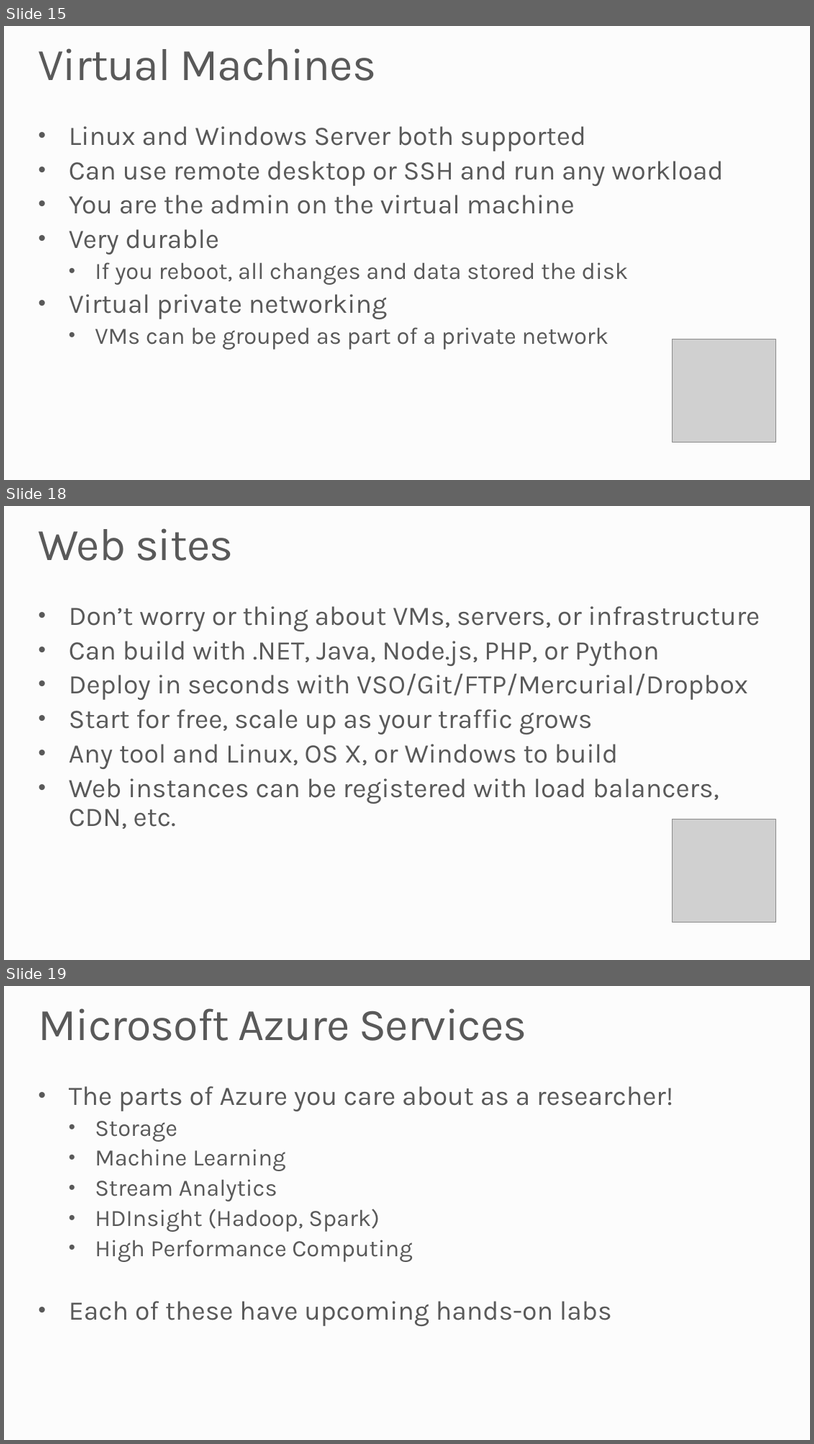
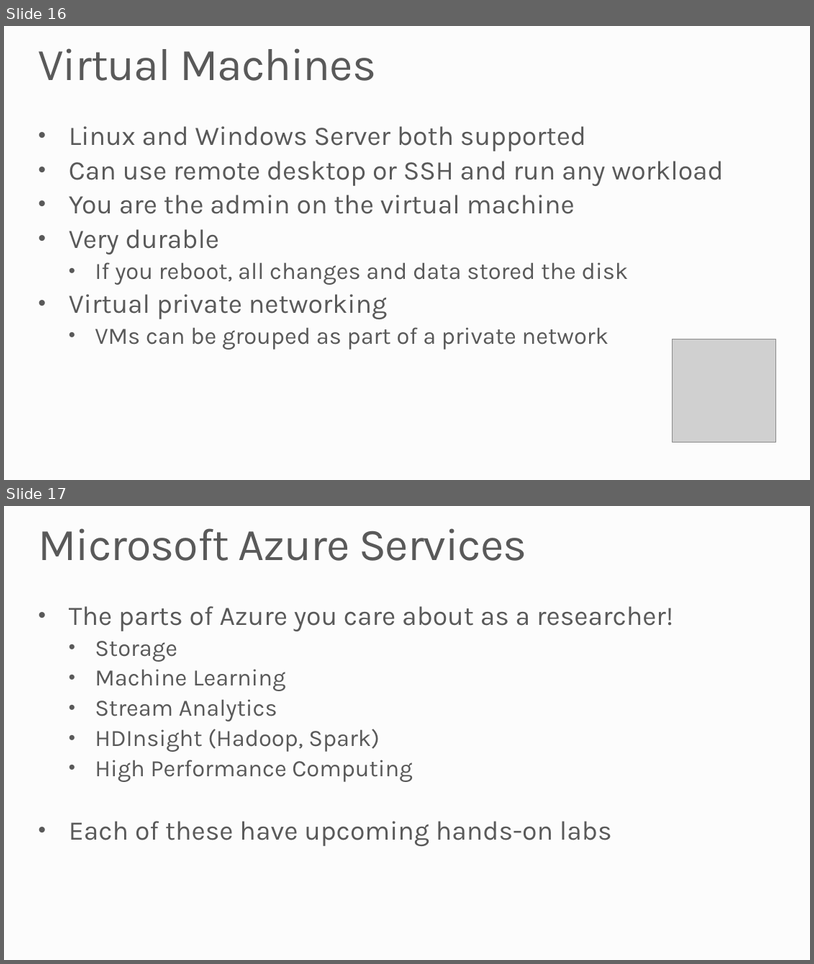
Before and after one commit to MSRConnections/Azure-training-course, a slide deck: Content/Introduction/Azure Overview.pptx. Shown one above the other, each under a label of ours: slides 15, 18 and 19 before the commit, slides 16 and 17 after it; the slides between them are not shown. The pictures are 814x1444 and 814x964 pixels, drawn with LibreOffice and Linux fonts; fonts in the diff are those of the drawing; grey boxes stand for pictures; background and template pictures are left out. Boxes give left, top, right and bottom in pixels: in the first picture for what was removed or moved away, otherwise in the second. Text is boxed around its words. In the diff, an @@ line names an element or a change of style, - is before the commit and + after.

```diff
--- a/Content/Introduction/Azure Overview.pptx
+++ b/Content/Introduction/Azure Overview.pptx
@@ slide 18 removed at (4, 506, 810, 960), background #FCFCFC @@
@@ title removed at (39, 528, 233, 561) @@
-Web sites
@@ text removed at (69, 606, 761, 803) @@
-• Don’t worry or thing about VMs, servers, or infrastructure
-• Can build with .NET, Java, Node.js, PHP, or Python
-• Deploy in seconds with VSO/Git/FTP/Mercurial/Dropbox
-• Start for free, scale up as your traffic grows
-• Any tool and Linux, OS X, or Windows to build
-• Web instances can be registered with load balancers, CDN, etc.
@@ picture removed at (673, 818, 777, 922) @@
@@ what was slide 15 is now slide 16 @@
@@ what was slide 19 is now slide 17 @@
```
Also in this commit, not shown: 2 slides changed, 1 slide added, 2 other slides removed.
